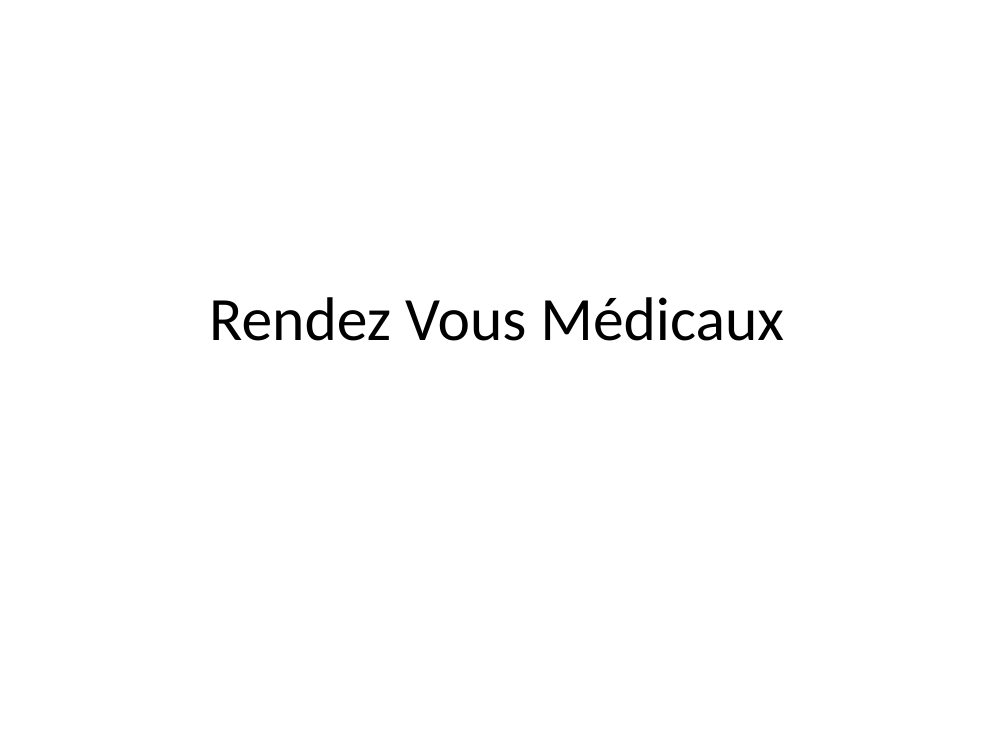
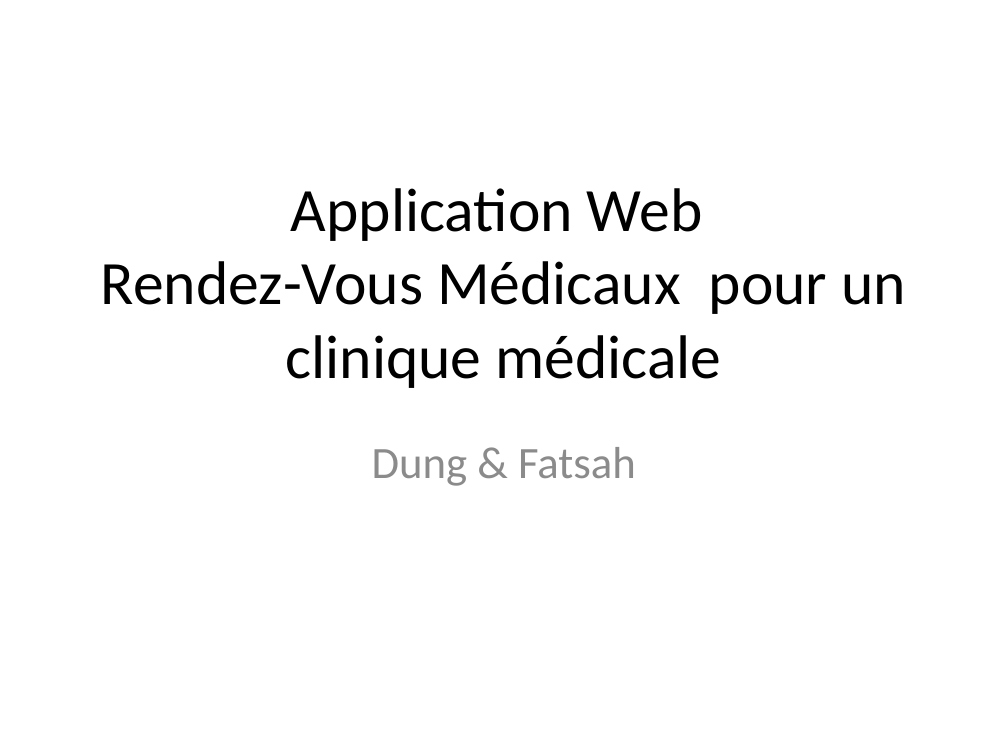
Before and after one commit to onlyad9/CBdeB_S5_PRJ_Demo, a slide deck: slide 1 of RendezVousMédicaux.pptx. Drawn at 1008x756 pixels with LibreOffice and Linux fonts; fonts in the diff are those of the drawing. Boxes give left, top, right and bottom in pixels: in the first picture for what was removed or moved away, otherwise in the second. Text is boxed around its words. In the diff, an @@ line names an element or a change of style, - is before the commit and + after.

```diff
--- a/RendezVousMédicaux.pptx
+++ b/RendezVousMédicaux.pptx
@@ title at [101, 188, 906, 388]: text changed @@
-Rendez Vous Médicaux
+Application Web
+Rendez-Vous Médicaux pour un clinique médicale
@@ subtitle added at [372, 447, 636, 486], 32 pt, text #8C8C8C @@
+Dung & Fatsah
```
Also in this commit, not shown: 10 slides added, 4 other files.
